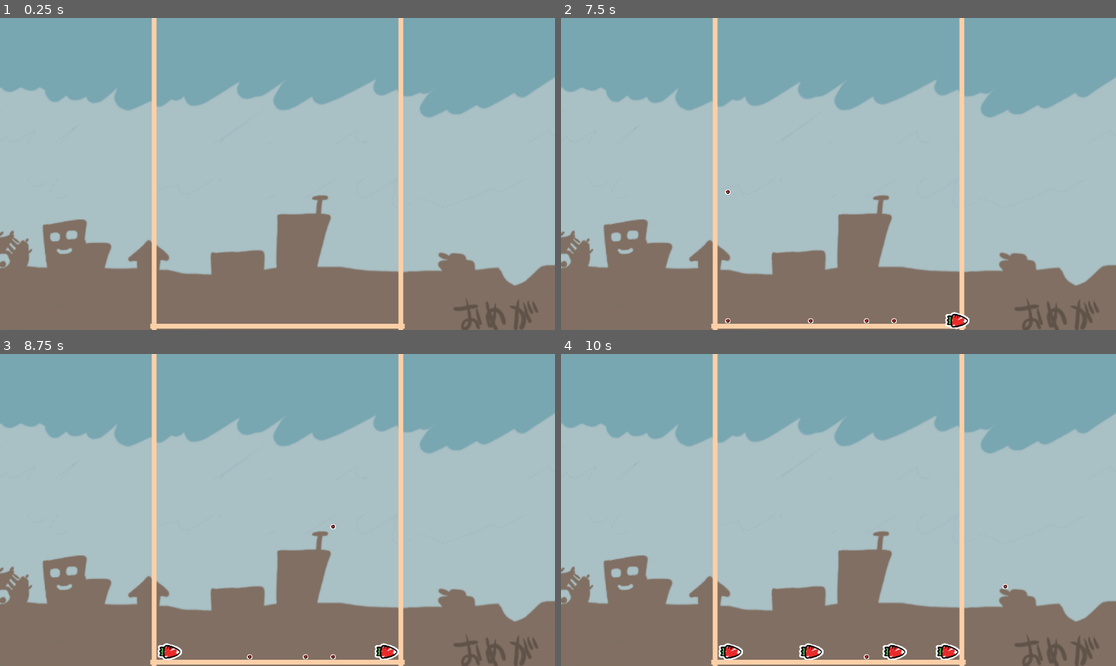
Above: before the commit, frames 1-4 (two rows, left to right).
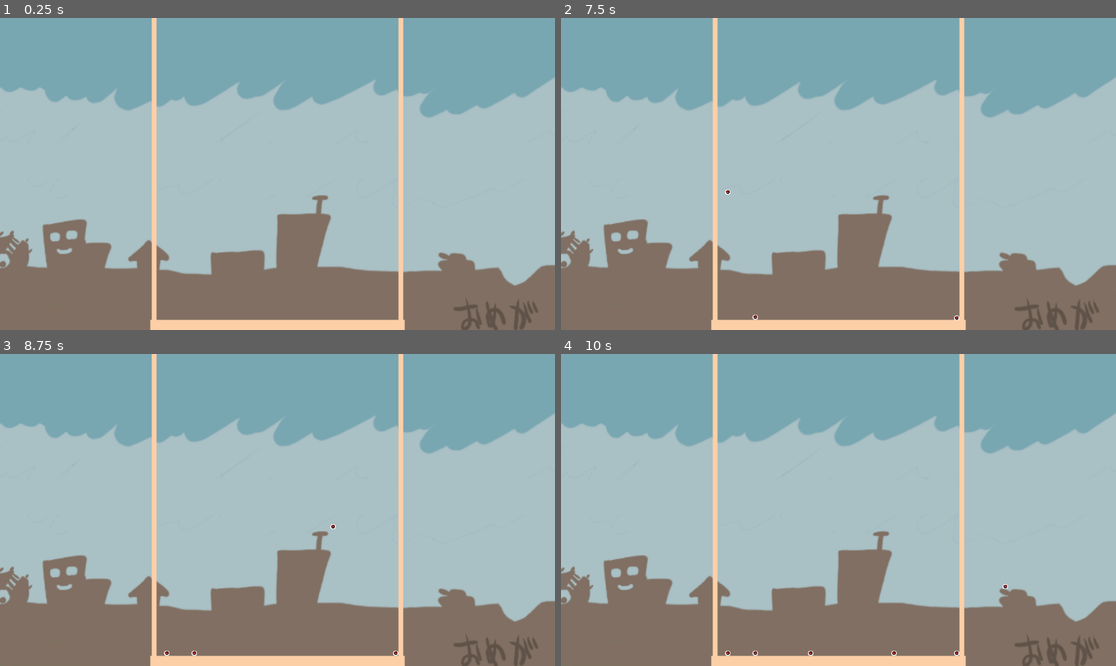
Above: after the commit, the same moments.

Repository: syun77/gd_suikagame
Game: Godot game, scene res://Main.tscn
The game is run twice, just before and just after one commit, with the same random seed, the same clock (stepped at 60 frames per second) and the same inputs.
Inputs (mouse positions are in pixels of both pictures, inside the frame that each line leads up to):
- Up to frame 1 (0.25 s): no input
- Up to frame 2 (7.5 s): tap Enter at 0.5 s; move the mouse to (960, 158) at 0.52 s; click (960, 158) at 0.6 s; tap R (reset, bound only after the commit) at 1.25, 2.75, 4.15, 4.25, 5, 5.75 s; move the mouse to (727, 189) at 1.27 s; click (727, 189) at 1.35 s; move the mouse to (894, 105) at 2.02 s; click (894, 105) at 2.1 s; move the mouse to (810, 236) at 2.77 s; click (810, 236) at 2.85 s; move the mouse to (1005, 220) at 3.52 s; click (1005, 220) at 3.6 s; move the mouse to (672, 127) at 4.27 s; click (672, 127) at 4.35 s; move the mouse to (866, 174) at 5.02 s; click (866, 174) at 5.1 s; move the mouse to (755, 96) at 5.77 s; click (755, 96) at 5.85 s; move the mouse to (960, 158) at 6.52 s; click (960, 158) at 6.6 s; move the mouse to (727, 189) at 7.27 s; click (727, 189) at 7.35 s
- Up to frame 3 (8.75 s): move the mouse to (333, 441) at 8.02 s; click (333, 441) at 8.1 s
- Up to frame 4 (10 s): move the mouse to (810, 572) at 8.77 s; click (810, 572) at 8.85 s; move the mouse to (1005, 556) at 9.52 s; click (1005, 556) at 9.6 s

The runs differ from the first frame. In frame 1, 0.8% of the frame differs, in the area x 27-73%, y 96-100%; in frame 2, 1.0%; in frame 3, 1.1%; in frame 4, 1.4%, in the area x 27-73%, y 92-100%.

Commit message:
エラーを回避

Diff:
--- a/gd_suikagame/Main.gd
+++ b/gd_suikagame/Main.gd
@@ -8,18 +8,38 @@
 # -----------------------------------------------
 const FRUIT_OBJ = preload("res://src/fruit/Fruit.tscn")
 
+## NEXT抽選用テーブル.
+const NEXT_TBL = [
+	Fruit.eFruit.BULLET, # 0:敵弾.
+	Fruit.eFruit.CARROT, # 1:人参.
+	Fruit.eFruit.RADISH, # 2:大根.
+	Fruit.eFruit.POCKY, # 3:ポッキー.
+	Fruit.eFruit.BANANA, # 4:バナナ.
+]
+
 # -----------------------------------------------
 # onready.
 # -----------------------------------------------
 @onready var _fruit_layer = $FruitLayer
+@onready var _ui_layer = $UILayer
+
+# -----------------------------------------------
+# var.
+# -----------------------------------------------
+## 現在のフルーツ.
+var _now_fruit = Fruit.eFruit.BULLET
+## 次のフルーツ.
+var _next_fruit = Fruit.eFruit.BULLET
 
 # -----------------------------------------------
 # private function.
 # -----------------------------------------------
 ## 開始.
 func _ready() -> void:
+	# レイヤーテーブル.
 	var layers = {
 		"fruit": _fruit_layer,
+		"ui": _ui_layer,
 	}
 	# セットアップ.
 	Common.setup(layers)
@@ -27,7 +47,19 @@
 ## 更新.
 func _process(delta: float) -> void:
 	if Input.is_action_just_pressed("click"):
-		#var fruit = FRUIT_OBJ.instantiate()
+		# @note 生成すると内部でレイヤーへの追加もしてくれる.
 		var fruit = Common.create_fruit(Fruit.eFruit.BULLET)
 		fruit.position = get_global_mouse_position()
-		_fruit_layer.add_child(fruit)
+
+	_update_ui()
+	_update_debug()
+
+## 更新 > UI.
+func _update_ui() -> void:
+	pass
+
+## 更新 > デバッグ.
+func _update_debug() -> void:
+	if Input.is_action_just_pressed("reset"):
+		# リセット.
+		get_tree().change_scene_to_file("res://Main.tscn")
--- a/gd_suikagame/Main.tscn
+++ b/gd_suikagame/Main.tscn
@@ -20,10 +20,12 @@
 
 [node name="Wall3" parent="WallLayer" instance=ExtResource("1_oijm6")]
 position = Vector2(576, 640)
-scale = Vector2(4.12, 0.079999)
+scale = Vector2(4.12, 0.199999)
 
 [node name="Wall2" parent="WallLayer" instance=ExtResource("1_oijm6")]
 position = Vector2(832, 64)
 scale = Vector2(0.08, 9.12)
 
 [node name="FruitLayer" type="CanvasLayer" parent="."]
+
+[node name="UILayer" type="CanvasLayer" parent="."]
--- a/gd_suikagame/project.godot
+++ b/gd_suikagame/project.godot
@@ -30,3 +30,8 @@
 "events": [Object(InputEventMouseButton,"resource_local_to_scene":false,"resource_name":"","device":-1,"window_id":0,"a …(259 unchanged characters)…
 ]
 }
+reset={
+"deadzone": 0.5,
+"events": [Object(InputEventKey,"resource_local_to_scene":false,"resource_name":"","device":-1,"window_id":0,"alt_pressed":false,"shift_pressed":false,"ctrl_pressed":false,"meta_pressed":false,"pressed":false,"keycode":0,"physical_keycode":82,"key_label":0,"unicode":114,"echo":false,"script":null)
+]
+}
--- a/gd_suikagame/src/common/Common.gd
+++ b/gd_suikagame/src/common/Common.gd
@@ -2,7 +2,28 @@
 # ===============================================
 # 共通スクリプト.
 # ===============================================
+# -----------------------------------------------
+# preload.
+# -----------------------------------------------
+## フルーツテーブル.
+const FRUIT_TBL = {
+	Fruit.eFruit.BULLET: preload("res://src/fruit/FruitBullet.tscn"),
+	Fruit.eFruit.CARROT: preload("res://src/fruit/FruitCarrot.tscn"),
+	Fruit.eFruit.RADISH: preload("res://src/fruit/FruitRadish.tscn"),
+	Fruit.eFruit.POCKY: preload("res://src/fruit/FruitPocky.tscn"),
+	Fruit.eFruit.BANANA: preload("res://src/fruit/FruitBanana.tscn"),
+	Fruit.eFruit.NASU: preload("res://src/fruit/FruitNasu.tscn"),
+	Fruit.eFruit.TAKO: preload("res://src/fruit/FruitTako.tscn"),
+	Fruit.eFruit.NYA: preload("res://src/fruit/FruitNya.tscn"),
+	Fruit.eFruit.FIVE_BOX: preload("res://src/fruit/Fruit5Box.tscn"),
+	Fruit.eFruit.MILK: preload("res://src/fruit/FruitMilk.tscn"),
+	Fruit.eFruit.PUDDING: preload("res://src/fruit/FruitPudding.tscn"),
+	Fruit.eFruit.XBOX: preload("res://src/fruit/FruitXBox.tscn"),
+}
 
+# -----------------------------------------------
+# var.
+# -----------------------------------------------
 var _layers = {}
 
 ## セットアップ.
@@ -16,8 +37,11 @@
 ## フルーツの生成.
 func create_fruit(id:Fruit.eFruit) -> Fruit:
 	# シーンを読み込む.
-	var tscn = load(Fruit.TSCN_TBL[id])
-	var fruit = tscn.instantiate()
+	var packed = FRUIT_TBL[id]
+	var fruit = packed.instantiate()
 	var layer = get_layer("fruit")
-	layer.add_child(fruit)
+	# ここでadd_child()するとエラーとなる.
+	#layer.add_child(fruit)
+	# 遅延処理しなければならない...
+	layer.call_deferred("add_child", fruit)
 	return fruit
--- a/gd_suikagame/src/fruit/Fruit.gd
+++ b/gd_suikagame/src/fruit/Fruit.gd
@@ -26,21 +26,21 @@
 	XBOX, # 11:XBox.
 }
 
-## シーンテーブル.
-const TSCN_TBL = [
-	"res://src/fruit/FruitBullet.tscn",
-	"res://src/fruit/FruitCarrot.tscn",
-	"res://src/fruit/FruitRadish.tscn",
-	"res://src/fruit/FruitPocky.tscn",
-	"res://src/fruit/FruitBanana.tscn",
-	"res://src/fruit/FruitNasu.tscn",
-	"res://src/fruit/FruitTako.tscn",
-	"res://src/fruit/FruitNya.tscn",
-	"res://src/fruit/Fruit5Box.tscn",
-	"res://src/fruit/FruitMilk.tscn",
-	"res://src/fruit/FruitPudding.tscn",
-	"res://src/fruit/FruitXBox.tscn",
-]
+# 名前テーブル.
+const NAMES = {
+	eFruit.BULLET: "のどあめ", # 0:敵弾.
+	eFruit.CARROT: "にんじん", # 1:人参.
+	eFruit.RADISH: "大根", # 2:大根.
+	eFruit.POCKY: "ポッキー", # 3:ポッキー.
+	eFruit.BANANA: "バナナ", # 4:バナナ.
+	eFruit.NASU: "なす", # 5:なす.
+	eFruit.TAKO: "たこ焼き", # 6:たこ焼き.
+	eFruit.NYA: "にゃ〜", # 7:えぐぜりにゃ〜.
+	eFruit.FIVE_BOX: "5箱", # 8:5箱.
+	eFruit.MILK: "牛乳", # 9:牛乳.
+	eFruit.PUDDING: "プリン", # 10:プリン.
+	eFruit.XBOX: "XBox", # 11:XBox.
+}
 
 # -----------------------------------------------
 # export.
@@ -57,6 +57,12 @@
 # var.
 # -----------------------------------------------
 var _hit_timer = 0.0 # 衝突タイマー.
+
+# -----------------------------------------------
+# static functions.
+# -----------------------------------------------
+static func get_fruit_name(id:eFruit) -> String:
+	return NAMES[id]
 
 # -----------------------------------------------
 # private functions.
